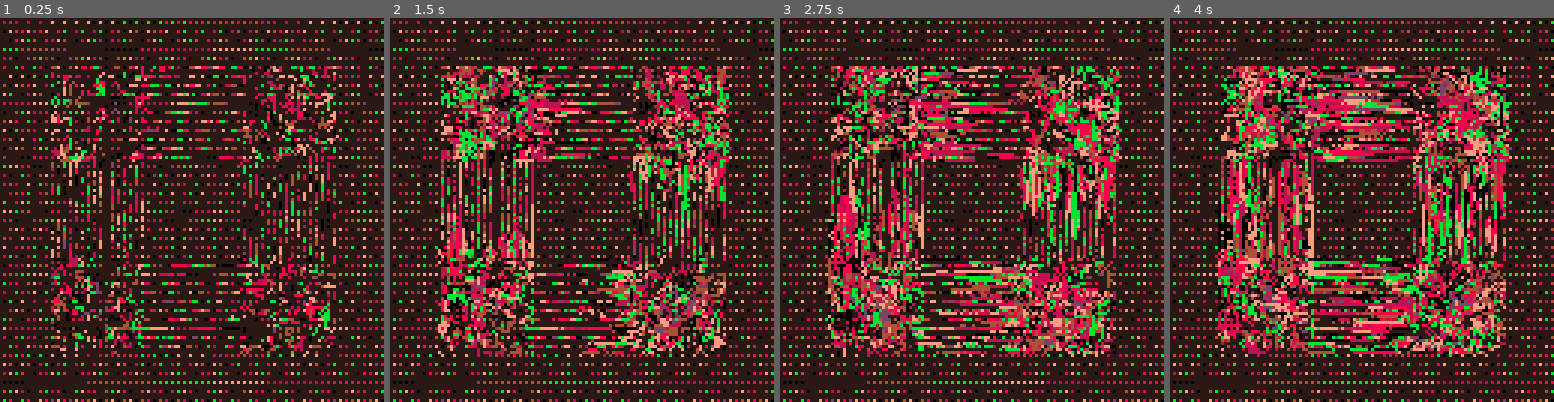
Above: before the commit, frames 1-4 (left to right).
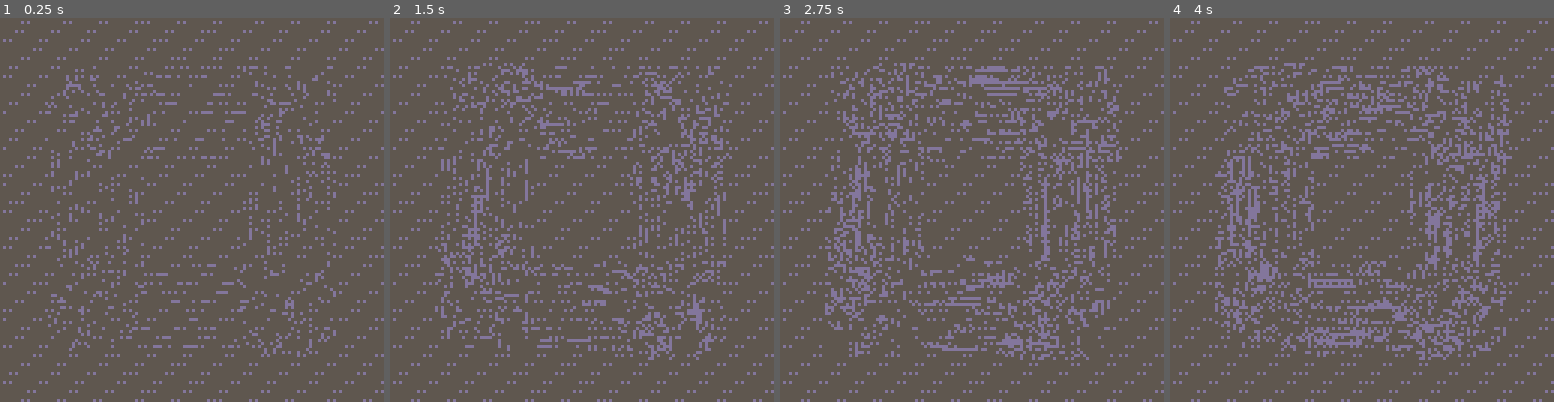
Above: after the commit, the same moments.

Repository: aebrer/pico8_carts
Game: PICO-8 cartridge fxhash/strange_loop/strange_loop.p8
The game is run twice, just before and just after one commit, with the same random seed, the same clock (stepped at 60 frames per second) and the same inputs.
Inputs:
- Up to frame 1 (0.25 s): no input
- Up to frame 2 (1.5 s): no input
- Up to frame 3 (2.75 s): no input
- Up to frame 4 (4 s): no input

The runs differ from the first frame. In frame 1, 100% of the frame differs, in the area x 0-100%, y 0-100%; in frame 2, 99%; in frame 3, 99%; in frame 4, 99%.

Commit message:
strange loop final

Diff:
--- a/fxhash/strange_loop/02_v12_pixelsort.p8
+++ b/fxhash/strange_loop/02_v12_pixelsort.p8
@@ -2,7 +2,7 @@
 version 33
 __lua__
 
-srand(42)
+-- srand(42)
 
 poke(14-😐,1)_set_fps(60)r=rnd
 
--- a/fxhash/strange_loop/strange_loop.p8
+++ b/fxhash/strange_loop/strange_loop.p8
@@ -2,61 +2,117 @@
 version 33
 __lua__
 
--- srand(42)
+wallet = stat(6)
+if wallet == "unsynced" or wallet == "false" or wallet == "" then
+ seed = abs(rnd(-1))
+else
+ seed = 1
+ for i=1,#wallet do
+  ch = ord(sub(wallet,i,i))
+  seed += seed*31 + ch
+ end
+end
+srand(seed)
+
+-- enable use of second onscreen palette
+poke(▒|▤,웃/●)
 
 poke(14-😐,1)_set_fps(60)r=rnd
-g=r(5)-3a=r(5)-3b=a/3
-z=r({1,2,3,5})w=r({2,3,4})c=r(14)+2
-while abs(g-(g+a)%b)<=0.1 do a=r(5)end
-for i=0,15do pal(i,r(33)-17,1)
+g=r(5)-3a=r(5)-3b=max(a/3,0.11)
+z=r({1,2,3,5})w=r({2,3,4})c=(r(14)+2)\1
+while (g+a)%b==g do a=r(5)end
+
+--palette 1
+palette={}
+for i=0,15do add(palette,r(33)-17)end
+-- make sure there is more than one color in use:
+all_same=true
+prev_palette=palette[1]
+for i=2,c do
+ if (palette[i] != prev_palette) all_same=false
 end
+if (all_same) palette[1]+=1
+for i=0,15do pal(i,palette[i+1],1) end
+
+--palette 2
+palette={}
+for i=0,15do add(palette,r(33)-17)end
+-- make sure there is more than one color in use:
+all_same=true
+prev_palette=palette[1]
+for i=2,c do
+ if (palette[i] != prev_palette) all_same=false
+end
+if (all_same) palette[1]+=1
+for i=0,15do pal(i,palette[i+1],2) end
+use_second_pal = r()>0.8
+vertical_split = r()>0.5
 
 
 p1=16
 width=32
 length=96
 
+loop_l=16
+oa_zero=false
+loop_counter=0
+
 cls()::_::
-if(stat(34)==1or n)g=(g+a)%b n=1
+
+-- looping
+oa = (t())%(loop_l/2)/(loop_l/2)
+if oa <= 0.01 and not oa_zero then
+ oa_zero = true
+end
+if oa > 0.01 and oa_zero then
+ oa_zero = false
+ loop_counter+=1
+ srand(seed)
+end
+
+
+if(stat(34)==1)g=(g+a)%b
 for x=g,128,z do
 for y=g,128,w do
 circfill(x,y,r(1),x*y%c)
 end end
 
 
-for i=0,1000 do
+for i=0,800 do
 x=p1+r(length-2)+1
 y=p1+r(width)
-pcl=pget(x-r(2),y)
+pcl=pget(x-r(2)-1,y)
 pc=pget(x,y)
 pset(x,y,pcl)
-pset(x+r(2),y,pc)
+pset(x+r(2)+1,y,pc)
 
 x=128-p1-width+r(width)
 y=p1+r(length-2)
-pcl=pget(x,y-r(2))
+pcl=pget(x,y-r(2)-1)
 pc=pget(x,y)
 pset(x,y,pcl)
-pset(x,y+r(2),pc)
+pset(x,y+r(2)+1,pc)
 
 
 x=p1+r(length-2)+2
 y=128-p1-width+r(width)
-pcl=pget(x+r(2),y)
+pcl=pget(x+r(2)+1,y)
 pc=pget(x,y)
 pset(x,y,pcl)
-pset(x-r(2),y,pc)
+pset(x-r(2)-1,y,pc)
 
 
 x=p1+r(width)
 y=p1+r(length-2)+2
-pcl=pget(x,y+r(2))
+pcl=pget(x,y+r(2)+1)
 pc=pget(x,y)
 pset(x,y,pcl)
-pset(x,y-r(2),pc)
+pset(x,y-r(2)-1,pc)
+end
 
+if(use_second_pal)memset(0x5f78,0xfff,8)
+if(vertical_split)poke(0x5f2c,133)
 
-end
 goto _
 __gfx__
 00000000000000000000000000000000000000000000000000000000000000000000000000000000000000000000000000000000000000000000000000000000
